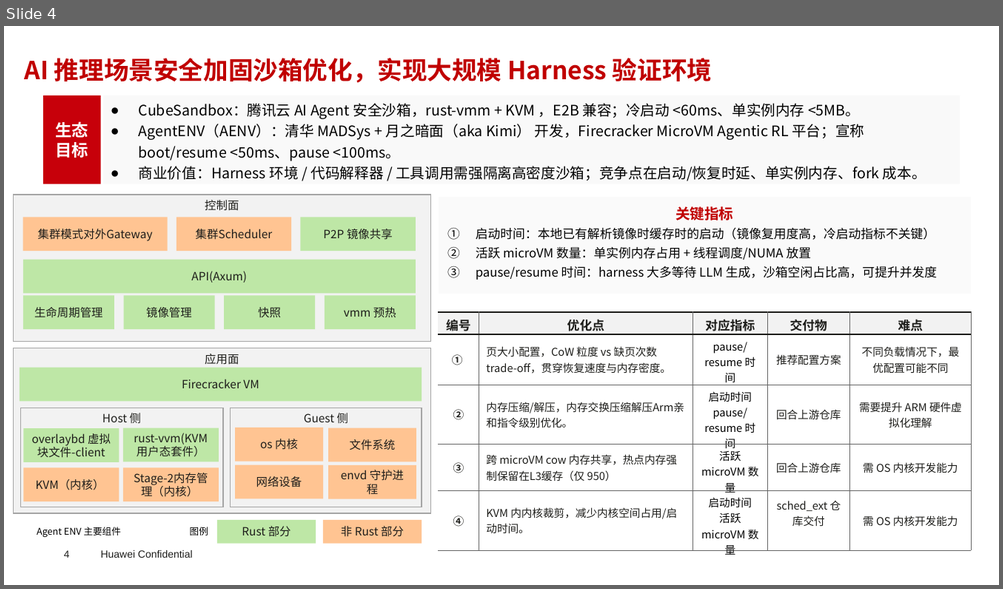
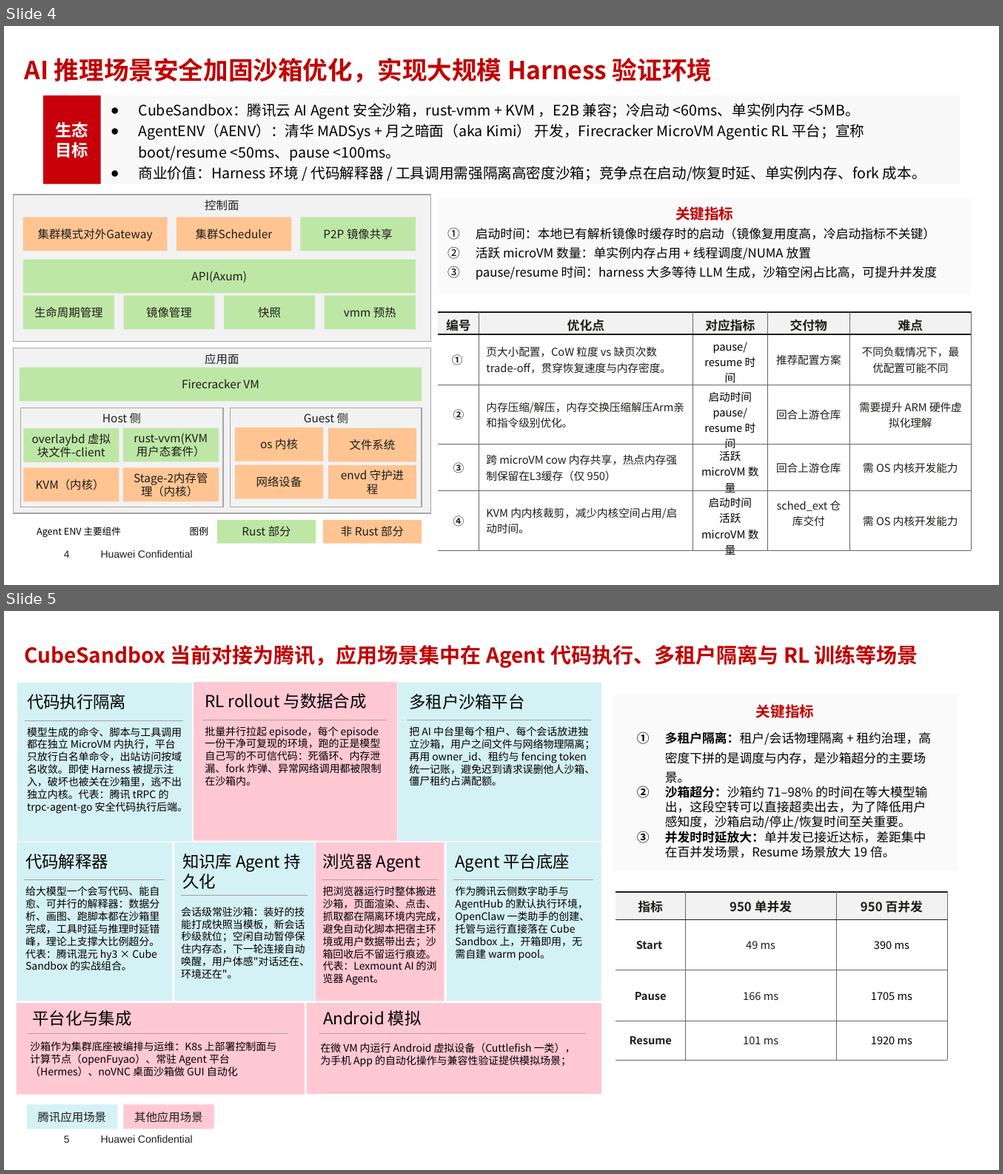
Before and after one commit to sui-zhiyuan/mindvault, a slide deck: slides/Rust_planning.pptx. Shown one above the other, each under a label of ours: slide 4 before the commit, slides 4 and 5 after it. The pictures are 1003x589 and 1003x1174 pixels, drawn with LibreOffice and Linux fonts; fonts in the diff are those of the drawing; background and template pictures are left out. Boxes give left, top, right and bottom in pixels: in the first picture for what was removed or moved away, otherwise in the second. Text is boxed around its words. In the diff, an @@ line names an element or a change of style, - is before the commit and + after.

```diff
--- a/slides/Rust_planning.pptx
+++ b/slides/Rust_planning.pptx
@@ slide 5 added at (4,611,999,1170), background #FFFFFF; not listed: 2 template elements that a slide beside it also shows @@
@@ title added at (25,645,918,668), 20 pt, text #C00000, bold @@
+CubeSandbox 当前对接为腾讯，应用场景集中在 Agent 代码执行、多租户隔离与 RL 训练等场景
@@ rectangle added at (612,694,958,872), fill #FAFAFA, outline #C7000B 0.75 pt, 14 pt, text #C00000, bold @@
+关键指标
@@ group added at (17,683,192,841): 2 texts, 1 rectangle, 1 line @@
+代码执行隔离
+模型生成的命令、脚本与工具调用都在独立 MicroVM 内执行，平台只放行白名单命令，出站访问按域名收敛。即使 Harness 被提示注入，破坏也被关在沙箱里，逃不出独立内核。代表：腾讯 tRPC 的 trpc-agent-go 安全代码执行后端。
@@ group added at (193,682,397,840): 2 texts, 1 rectangle, 1 line @@
+RL rollout 与数据合成
+批量并行拉起 episode，每个 episode 一份干净可复现的环境，跑的正是模型自己写的不可信代码：死循环、内存泄漏、fork 炸弹、异常网络调用都被限制在沙箱内。
@@ group added at (398,683,601,841): 2 texts, 1 rectangle, 1 line @@
+多租户沙箱平台
+把 AI 中台里每个租户、每个会话放进独立沙箱，用户之间文件与网络物理隔离；再用 owner_id、租约与 fencing token 统一记账，避免迟到请求误删他人沙箱、僵尸租约占满配额。
@@ text added at (665,752,927,858), 12 pt, text #000000 @@
+1. 多租户隔离：租户/会话物理隔离 + 租约治理，高密度下拼的是调度与内存，是沙箱超分的主要场景。
+2. 沙箱超分：沙箱约 71–98% 的时间在等大模型输出，这段空转可以直接超卖出去，为了降低用户感知度，沙箱启动/停止/恢复时间至关重要。
+3. 并发时时延放大：单并发已接近达标，差距集中在百并发场景，Resume 场景放大 19 倍。
@@ group added at (17,842,173,1001): 2 texts, 1 rectangle, 1 line @@
+代码解释器
+给大模型一个会写代码、能自愈、可并行的解释器：数据分析、画图、跑脚本都在沙箱里完成，工具时延与推理时延错峰，理论上支撑大比例超分。代表：腾讯混元 hy3 × Cube Sandbox 的实战组合。
@@ group added at (175,842,315,1001): 2 texts, 1 rectangle, 1 line @@
+知识库 Agent 持久化
+会话级常驻沙箱：装好的技能打成快照当模板，新会话秒级就位；空闲自动暂停保住内存态，下一轮连接自动唤醒，用户体感"对话还在、环境还在"。
@@ group added at (316,842,447,1001): 2 texts, 1 rectangle, 1 line @@
+浏览器 Agent
+把浏览器运行时整体搬进沙箱，页面渲染、点击、抓取都在隔离环境内完成，避免自动化脚本把宿主环境或用户数据带出去；沙箱回收后不留运行痕迹。代表：Lexmount AI 的浏览器 Agent。
@@ group added at (446,842,600,1001): 2 texts, 1 rectangle, 1 line @@
+Agent 平台底座
+作为腾讯云侧数字助手与 AgentHub 的默认执行环境，OpenClaw 一类助手的创建、托管与运行直接落在 Cube Sandbox 上，开箱即用，无需自建 warm pool。
@@ table added at (615,892,947,1060), 4 rows, 3 columns @@
+指标 | 950 单并发 | 950 百并发
+Start | 49 ms | 390 ms
+Pause | 166 ms | 1705 ms
+Resume | 101 ms | 1920 ms
@@ group added at (16,1003,304,1095): 2 texts, 1 rectangle, 1 line @@
+平台化与集成
+沙箱作为集群底座被编排与运维：K8s 上部署控制面与计算节点（openFuyao）、常驻 Agent 平台（Hermes）、noVNC 桌面沙箱做 GUI 自动化
@@ group added at (306,1003,601,1094): 2 texts, 1 rectangle, 1 line @@
+Android 模拟
+在微 VM 内运行 Android 虚拟设备（Cuttlefish 一类），为手机 App 的自动化操作与兼容性验证提供模拟场景；
@@ rectangle added at (27,1105,117,1129), fill #D4F1F5, 11 pt, text #1D1D1A @@
+腾讯应用场景
@@ rectangle added at (123,1105,213,1129), fill #FFC8D3, 11 pt, text #1D1D1A @@
+其他应用场景
```
Also in this commit, not shown: 4 slides changed, 2 slides removed.
